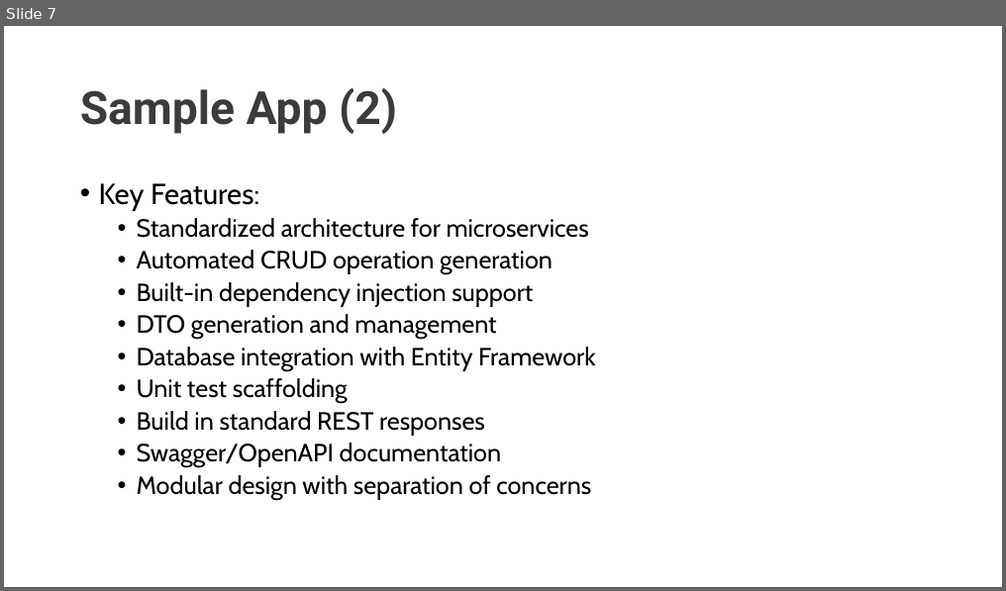
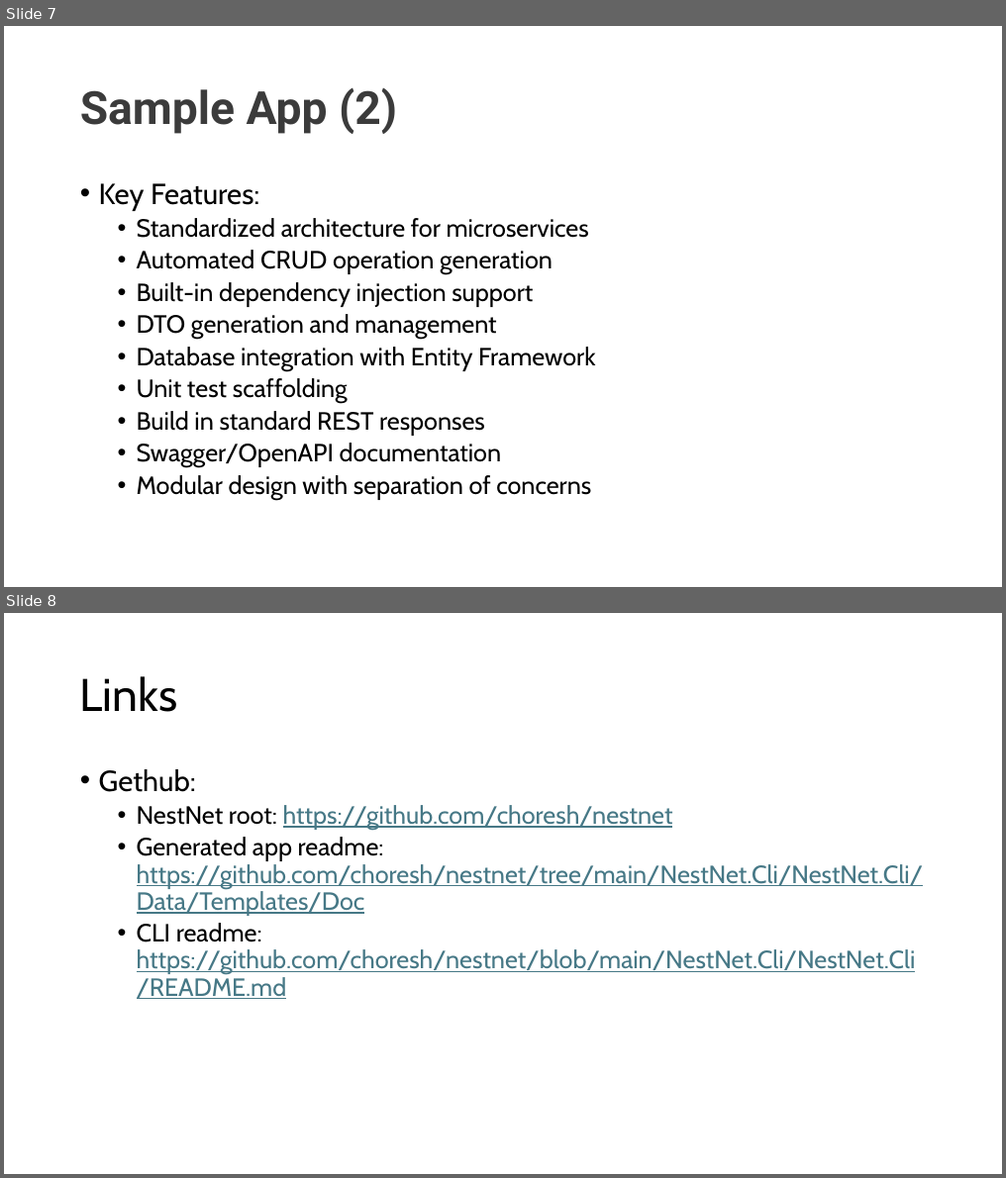
Before and after one commit to choresh/nestnet, a slide deck: NestNet.pptx. Shown one above the other, each under a label of ours: slide 7 before the commit, slides 7 and 8 after it. The pictures are 1006x591 and 1006x1178 pixels, drawn with LibreOffice and Linux fonts; fonts in the diff are those of the drawing. Boxes give left, top, right and bottom in pixels: in the first picture for what was removed or moved away, otherwise in the second. Text is boxed around its words. In the diff, an @@ line names an element or a change of style, - is before the commit and + after.

```diff
--- a/NestNet.pptx
+++ b/NestNet.pptx
@@ slide 8 added at [4, 613, 1002, 1174], background #FFFFFF @@
@@ title added at [80, 676, 178, 712], 44 pt, text #000000 @@
+Links
@@ text added at [99, 769, 924, 999], 24 pt, text #467886, underline @@
+• Gethub:
+  • NestNet root: https://github.com/choresh/nestnet
+  • Generated app readme: https://github.com/choresh/nestnet/tree/main/NestNet.Cli/NestNet.Cli/Data/Templates/Doc
+  • CLI readme: https://github.com/choresh/nestnet/blob/main/NestNet.Cli/NestNet.Cli/README.md
```
Also in this commit, not shown: 4 other files.
